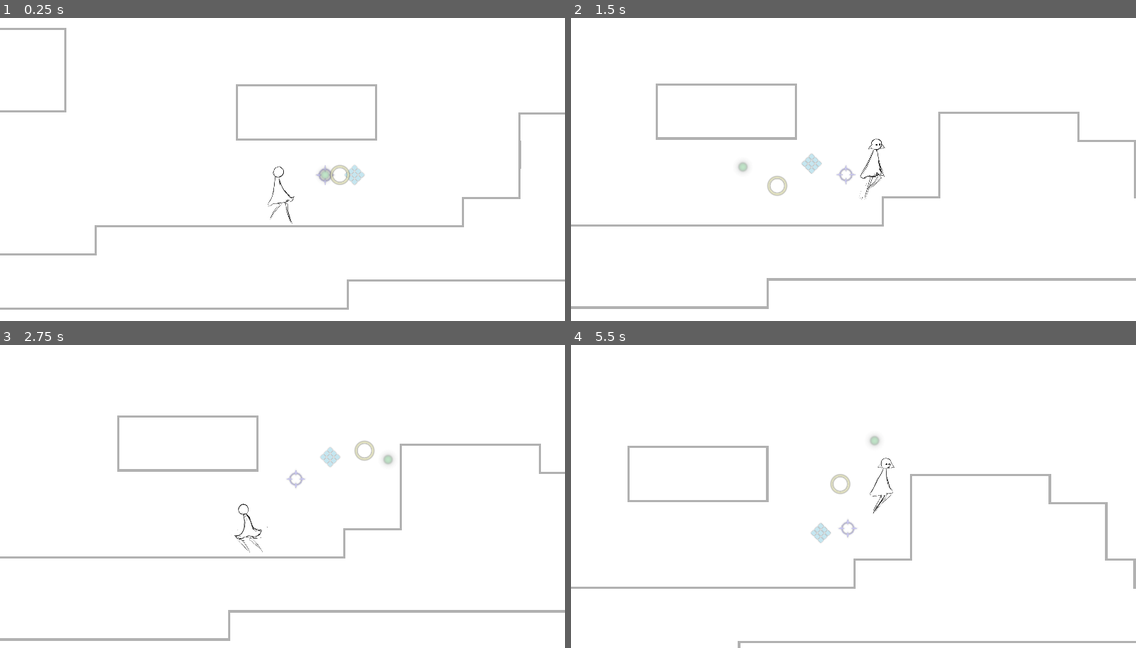
Above: before the commit, frames 1-4 (two rows, left to right).
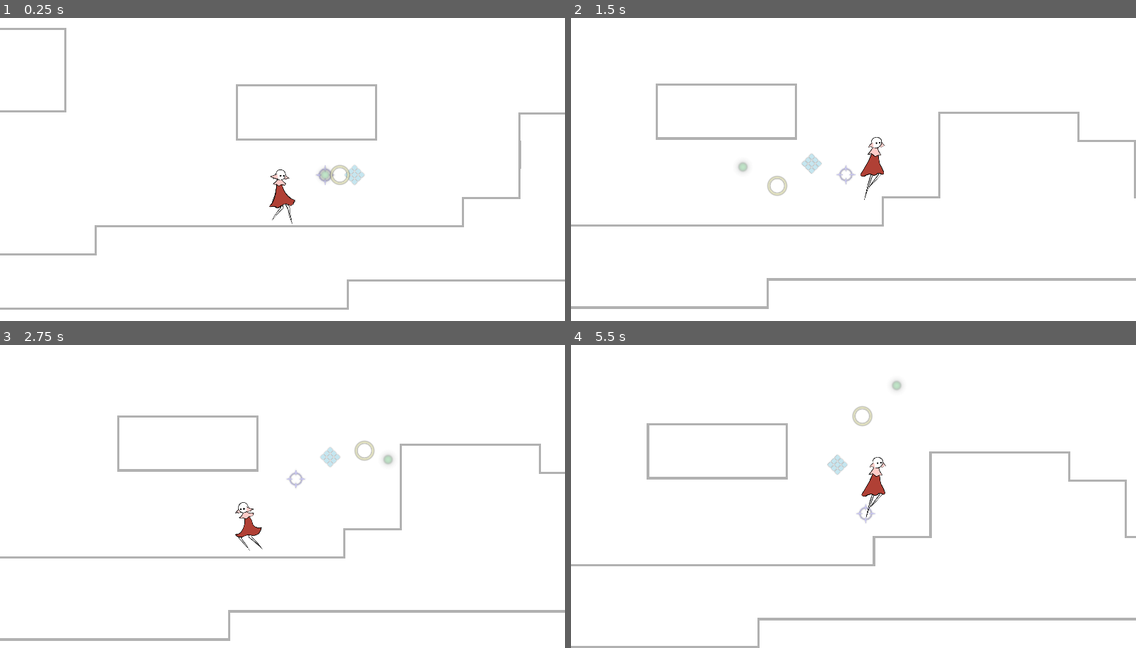
Above: after the commit, the same moments.

Repository: bucketfish/limerence
Game: Godot game, scene res://main.tscn
The game is run twice, just before and just after one commit, with the same random seed, the same clock (stepped at 60 frames per second) and the same inputs.
Inputs:
- Up to frame 1 (0.25 s): no input
- Up to frame 2 (1.5 s): hold Z (jump) 0.53-1.28 s; hold Right (right) from 0.53 s (still down); tap Z (jump) at 1.35 s
- Up to frame 3 (2.75 s): tap Z (jump) at 1.52, 1.82 s; release Right (right) at 2.03 s; hold Left (left) from 2.03 s (still down); hold Z (jump) from 2.03 s (still down)
- Up to frame 4 (5.5 s): release Left (left) at 2.78 s; release Z (jump) at 2.78 s; hold Right (right) 2.78-4.28 s; tap Z (jump) at 2.85, 3.02, 3.32, 4.35, 4.52, 4.82 s; hold Z (jump) 3.53-4.28 s; hold Left (left) 4.28-5.03 s; hold Right (right) from 5.03 s (still down); hold Z (jump) from 5.03 s (still down)

The runs differ from the first frame. In frame 1, 0.3% of the frame differs, in the area x 47-53%, y 48-68%; in frame 2, 0.4%; in frame 3, 0.3%; in frame 4, 5.5%, in the area x 0-100%, y 11-100%.

Commit message:
cleaned animations, coyote time

Diff:
--- a/main.tscn
+++ b/main.tscn
@@ -4,7 +4,7 @@
 [ext_resource type="Script" path="res://camera.gd" id="2_wths5"]
 [ext_resource type="Texture2D" uid="uid://bdtryikkw50mr" path="res://world/tileset.png" id="3_t2rl5"]
 [ext_resource type="PackedScene" uid="uid://j50xkqnovqmx" path="res://beatblock/beatblock.tscn" id="4_dkene"]
-[ext_resource type="Script" path="res://music.gd" id="5_8qusr"]
+[ext_resource type="Script" path="res://music/music.gd" id="5_8qusr"]
 
 [sub_resource type="TileSetAtlasSource" id="TileSetAtlasSource_aw8un"]
 texture = ExtResource("3_t2rl5")
@@ -408,6 +408,9 @@
 
 [node name="main" type="Node2D"]
 
+[node name="music" type="Node2D" parent="."]
+script = ExtResource("5_8qusr")
+
 [node name="player" parent="." instance=ExtResource("1_bsvqs")]
 position = Vector2(638, 590)
 
@@ -432,6 +435,3 @@
 
 [node name="beatblock" parent="." instance=ExtResource("4_dkene")]
 visible = false
-
-[node name="music" type="Node2D" parent="."]
-script = ExtResource("5_8qusr")
--- a/player/player.gd
+++ b/player/player.gd
@@ -13,11 +13,14 @@
 
 const PINJOINT_XOFFSET = 20
 
+const COYOTE_TIME = 0.1
+
 
 var vertical_force = JUMP_HEIGHT
 
 var state = "idle"
 var is_in_jump = false
+var time_since_floor = 100
 
 
 @onready var anim = $AnimationTree.get("parameters/playback")
@@ -48,6 +51,9 @@
 
 
 func _physics_process_movement(delta):
+	time_since_floor += delta
+
+
 	if Input.is_action_just_pressed("jump") and is_on_floor():
 		pass
 
@@ -62,10 +68,19 @@
 	if is_on_floor():
 		state = "idle"
 		vertical_force = JUMP_HEIGHT
+		time_since_floor = 0
 
-	if velocity.y > 0:
+	if Input.is_action_just_pressed("jump") and time_since_floor < COYOTE_TIME:
+		vertical_force = JUMP_HEIGHT
+		state = "jump"
+		velocity.y = -vertical_force
+
+		time_since_floor = 1000
+
+	elif velocity.y > 0:
 		state = "fall"
 		vertical_force = 0
+
 
 	var direction = Input.get_axis("left", "right")
 
--- a/player/player.tscn
+++ b/player/player.tscn
@@ -25,6 +25,24 @@
 "values": [8]
 }
 
+[sub_resource type="Animation" id="Animation_mnwkj"]
+resource_name = "fall"
+length = 0.3
+loop_mode = 1
+step = 0.15
+tracks/0/type = "value"
+tracks/0/imported = false
+tracks/0/enabled = true
+tracks/0/path = NodePath("../Sprite:frame")
+tracks/0/interp = 1
+tracks/0/loop_wrap = true
+tracks/0/keys = {
+"times": PackedFloat32Array(0, 0.15),
+"transitions": PackedFloat32Array(1, 1),
+"update": 1,
+"values": [18, 19]
+}
+
 [sub_resource type="Animation" id="Animation_7xb0u"]
 resource_name = "idle"
 length = 0.3
@@ -43,21 +61,38 @@
 "values": [8, 9]
 }
 
-[sub_resource type="Animation" id="Animation_jo68q"]
-resource_name = "walk"
-loop_mode = 1
-step = 0.15
-tracks/0/type = "value"
-tracks/0/imported = false
-tracks/0/enabled = true
-tracks/0/path = NodePath("../Sprite:frame")
-tracks/0/interp = 1
-tracks/0/loop_wrap = true
-tracks/0/keys = {
-"times": PackedFloat32Array(0, 0.15, 0.3, 0.45, 0.6, 0.75, 0.9),
-"transitions": PackedFloat32Array(1, 1, 1, 1, 1, 1, 1),
-"update": 1,
-"values": [0, 1, 2, 3, 4, 5, 6]
+[sub_resource type="Animation" id="Animation_orb8f"]
+resource_name = "jump"
+length = 0.6
+step = 0.15
+tracks/0/type = "value"
+tracks/0/imported = false
+tracks/0/enabled = true
+tracks/0/path = NodePath("../Sprite:frame")
+tracks/0/interp = 1
+tracks/0/loop_wrap = true
+tracks/0/keys = {
+"times": PackedFloat32Array(0, 0.15, 0.3, 0.45),
+"transitions": PackedFloat32Array(1, 1, 1, 1),
+"update": 1,
+"values": [14, 15, 16, 17]
+}
+
+[sub_resource type="Animation" id="Animation_ad8sa"]
+resource_name = "land"
+length = 0.15
+step = 0.15
+tracks/0/type = "value"
+tracks/0/imported = false
+tracks/0/enabled = true
+tracks/0/path = NodePath("../Sprite:frame")
+tracks/0/interp = 1
+tracks/0/loop_wrap = true
+tracks/0/keys = {
+"times": PackedFloat32Array(0),
+"transitions": PackedFloat32Array(1),
+"update": 1,
+"values": [20]
 }
 
 [sub_resource type="Animation" id="Animation_vkqw8"]
@@ -78,56 +113,21 @@
 "values": [10, 11, 12, 13]
 }
 
-[sub_resource type="Animation" id="Animation_orb8f"]
-resource_name = "jump"
-length = 0.6
-step = 0.15
-tracks/0/type = "value"
-tracks/0/imported = false
-tracks/0/enabled = true
-tracks/0/path = NodePath("../Sprite:frame")
-tracks/0/interp = 1
-tracks/0/loop_wrap = true
-tracks/0/keys = {
-"times": PackedFloat32Array(0, 0.15, 0.3, 0.45),
-"transitions": PackedFloat32Array(1, 1, 1, 1),
-"update": 1,
-"values": [14, 15, 16, 17]
-}
-
-[sub_resource type="Animation" id="Animation_mnwkj"]
-resource_name = "fall"
-length = 0.3
-loop_mode = 1
-step = 0.15
-tracks/0/type = "value"
-tracks/0/imported = false
-tracks/0/enabled = true
-tracks/0/path = NodePath("../Sprite:frame")
-tracks/0/interp = 1
-tracks/0/loop_wrap = true
-tracks/0/keys = {
-"times": PackedFloat32Array(0, 0.15),
-"transitions": PackedFloat32Array(1, 1),
-"update": 1,
-"values": [18, 19]
-}
-
-[sub_resource type="Animation" id="Animation_ad8sa"]
-resource_name = "land"
-length = 0.15
-step = 0.15
-tracks/0/type = "value"
-tracks/0/imported = false
-tracks/0/enabled = true
-tracks/0/path = NodePath("../Sprite:frame")
-tracks/0/interp = 1
-tracks/0/loop_wrap = true
-tracks/0/keys = {
-"times": PackedFloat32Array(0),
-"transitions": PackedFloat32Array(1),
-"update": 1,
-"values": [20]
+[sub_resource type="Animation" id="Animation_jo68q"]
+resource_name = "walk"
+loop_mode = 1
+step = 0.15
+tracks/0/type = "value"
+tracks/0/imported = false
+tracks/0/enabled = true
+tracks/0/path = NodePath("../Sprite:frame")
+tracks/0/interp = 1
+tracks/0/loop_wrap = true
+tracks/0/keys = {
+"times": PackedFloat32Array(0, 0.15, 0.3, 0.45, 0.6, 0.75, 0.9),
+"transitions": PackedFloat32Array(1, 1, 1, 1, 1, 1, 1),
+"update": 1,
+"values": [0, 1, 2, 3, 4, 5, 6]
 }
 
 [sub_resource type="AnimationLibrary" id="AnimationLibrary_tugoj"]
@@ -214,7 +214,7 @@
 states/walk/node = SubResource("AnimationNodeAnimation_2v5ej")
 states/walk/position = Vector2(514.405, 124.643)
 transitions = ["Start", "idle", SubResource("AnimationNodeStateMachineTransition_3wsqn"), "idle", "walk", SubResource(" …(1221 unchanged characters)…
-graph_offset = Vector2(-12.6825, -38.6775)
+graph_offset = Vector2(-202.92, -27.045)
 
 [node name="player" type="CharacterBody2D" groups=["drop_area", "npc"]]
 script = ExtResource("1_cuuvr")
@@ -224,6 +224,7 @@
 shape = SubResource("RectangleShape2D_oposh")
 
 [node name="Sprite" type="Sprite2D" parent="."]
+position = Vector2(0, -6)
 scale = Vector2(0.5, 0.5)
 texture = ExtResource("2_dpgi6")
 hframes = 5
Renamed: music.gd -> music/music.gd
Binary file changed: player/player.png
